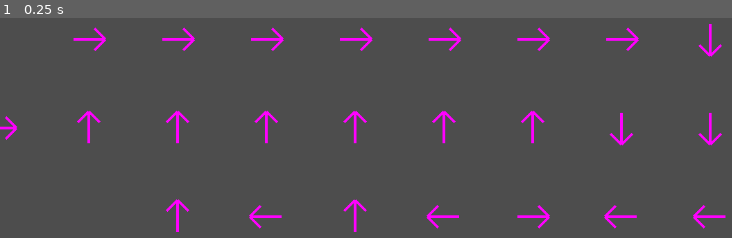
Above: before the commit, frame 1.
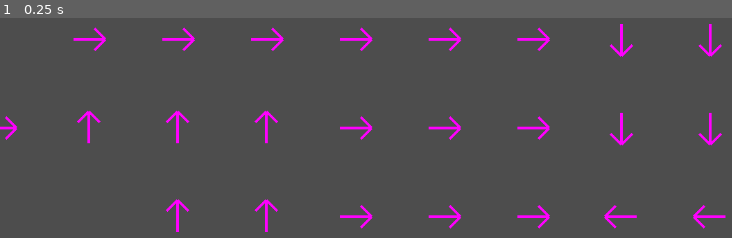
Above: after the commit, the same moment.

Repository: blueegreen/capman
Game: Godot game, scene res://boundary_objects/test_level_1.tscn
Two runs of this game, one before a commit and one after it. Both use one fixed random seed, a clock stepped at 60 frames per second and the inputs below. The project has no main scene, so this scene is started directly.
Inputs:
- Up to frame 1 (0.25 s): no input

The runs differ from the first frame. In frame 1, 1.3% of the frame differs, in the area x 34-88%, y 2-98%.

Commit message:
Update pathfinder_tile.gd

Diff:
--- a/enemies/pathfinder_tile.gd
+++ b/enemies/pathfinder_tile.gd
@@ -9,6 +9,7 @@
 
 var tile_size = 128
 func start():
+	await get_tree().create_timer(.01).timeout
 	if get_parent().get_child_count() >= get_parent().max_tile_count:
 		queue_free()
 		return
